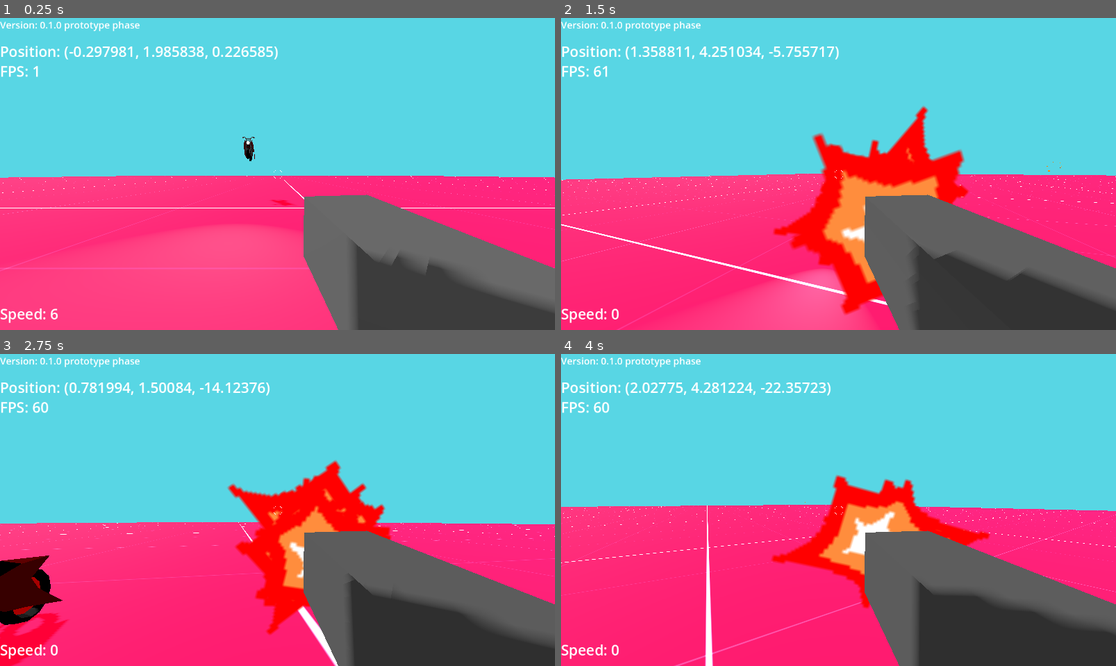
Above: before the commit, frames 1-4 (two rows, left to right).
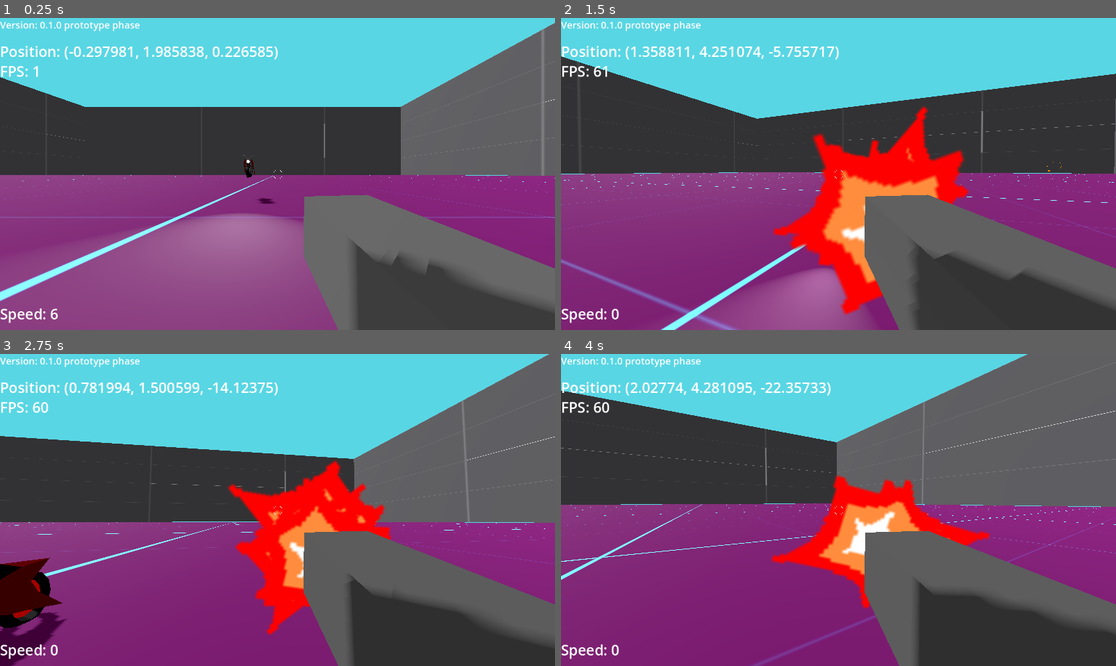
Above: after the commit, the same moments.

Repository: yayihaveroux/bike-project-REAL
Game: Godot game, scene res://levelscenes/test_level.tscn
Same seed, same stepped clock (60 frames per second), same inputs: the game is played once before the commit and once after it.
Inputs (mouse positions are in pixels of both pictures, inside the frame that each line leads up to):
- Up to frame 1 (0.25 s): no input
- Up to frame 2 (1.5 s): tap Enter (ui_accept) at 0.5, 0.77 s; move the mouse to (866, 174) at 0.52 s; press the mouse at (866, 174) at 0.53 s; hold W (Forward) from 0.53 s (still down); move the mouse to (810, 174) at 1.27 s; release the mouse at (810, 174) at 1.28 s; right-click (810, 174) at 1.35 s
- Up to frame 3 (2.75 s): keep holding W (Forward); tap Enter (ui_accept) at 1.52 s; move the mouse to (288, 503) at 2.02 s; press the mouse at (288, 503) at 2.03 s
- Up to frame 4 (4 s): keep holding W (Forward); move the mouse to (832, 516) at 2.77 s; release the mouse at (832, 516) at 2.78 s; right-click (832, 516) at 2.85 s; tap Enter (ui_accept) at 3.02, 3.77 s; move the mouse to (877, 513) at 3.52 s; press the mouse at (877, 513) at 3.53 s

The runs differ from the first frame. In frame 1, 61% of the frame differs, in the area x 0-100%, y 1-100%; in frame 2, 54%; in frame 3, 54%; in frame 4, 66%, in the area x 0-100%, y 0-100%.

Commit message:
just saving the progress i have again

Diff:
--- /dev/null
+++ b/enemyscenes/shooter_enemy.gd
@@ -0,0 +1,27 @@
+extends CharacterBody3D
+
+
+const SPEED = 20
+const JUMP_VELOCITY = 4.5
+
+
+func _physics_process(delta: float) -> void:
+	# Add the gravity.
+	if not is_on_floor():
+		velocity += get_gravity() * delta
+
+	# Get the input direction and handle the movement/deceleration.
+	# As good practice, you should replace UI actions with custom gameplay actions.
+
+	var direction_to_player = global_position.direction_to(Global.player_position)
+	var direction := (transform.basis * direction_to_player).normalized()
+	if direction:
+		velocity.x = direction.x * SPEED
+		velocity.z = direction.z * SPEED
+	else:
+		velocity.x = move_toward(velocity.x, 0, SPEED)
+		velocity.z = move_toward(velocity.z, 0, SPEED)
+
+	move_and_slide()
+	print(position)
+	print(direction_to_player)
--- a/enemyscenes/shooter_enemy.tscn
+++ b/enemyscenes/shooter_enemy.tscn
@@ -1,13 +1,22 @@
-[gd_scene load_steps=4 format=3 uid="uid://d1r54n10djr4f"]
+[gd_scene load_steps=6 format=3 uid="uid://d1r54n10djr4f"]
+
+[ext_resource type="Script" path="res://enemyscenes/shooter_enemy.gd" id="1_3o46e"]
 
 [sub_resource type="CapsuleMesh" id="CapsuleMesh_u4s4v"]
 
 [sub_resource type="StandardMaterial3D" id="StandardMaterial3D_fgkp1"]
-albedo_color = Color(0.842581, 0.0576186, 0, 1)
+albedo_color = Color(0.439838, 0.346934, 0.852984, 1)
+metallic_specular = 1.0
+roughness = 0.0
 
 [sub_resource type="CapsuleShape3D" id="CapsuleShape3D_f26m3"]
 
+[sub_resource type="CapsuleShape3D" id="CapsuleShape3D_crej4"]
+radius = 0.676152
+height = 2.33156
+
 [node name="ShooterEnemy" type="CharacterBody3D"]
+script = ExtResource("1_3o46e")
 
 [node name="MeshInstance3D" type="MeshInstance3D" parent="."]
 mesh = SubResource("CapsuleMesh_u4s4v")
@@ -15,3 +24,8 @@
 
 [node name="CollisionShape3D" type="CollisionShape3D" parent="."]
 shape = SubResource("CapsuleShape3D_f26m3")
+
+[node name="HurtBox" type="Area3D" parent="."]
+
+[node name="CollisionShape3D" type="CollisionShape3D" parent="HurtBox"]
+shape = SubResource("CapsuleShape3D_crej4")
--- a/levelscenes/test_level.tscn
+++ b/levelscenes/test_level.tscn
@@ -1,10 +1,10 @@
-[gd_scene load_steps=10 format=3 uid="uid://cib7rtg81tbgg"]
+[gd_scene load_steps=11 format=3 uid="uid://cib7rtg81tbgg"]
 
 [ext_resource type="Script" path="res://levelscenes/test_level.gd" id="1_wkv85"]
-[ext_resource type="Texture2D" uid="uid://b8vg3bub8gr02" path="res://placeholderassets/Dark/texture_09.png" id="2_dpxxb"]
 [ext_resource type="PackedScene" uid="uid://d4gxqh2nbgr85" path="res://playerscenes/player.tscn" id="2_uecs2"]
 [ext_resource type="Texture2D" uid="uid://dilbjc35k8wde" path="res://placeholderassets/Red/texture_02.png" id="4_ajbpa"]
 [ext_resource type="PackedScene" uid="uid://cds65r23ft4br" path="res://playerscenes/motorbike.tscn" id="4_h107i"]
+[ext_resource type="Texture2D" uid="uid://c50u6idrrk0tp" path="res://placeholderassets/Dark/texture_02.png" id="4_jxqi2"]
 
 [sub_resource type="Environment" id="Environment_1ubxp"]
 background_mode = 1
@@ -14,23 +14,21 @@
 reflected_light_source = 2
 
 [sub_resource type="StandardMaterial3D" id="StandardMaterial3D_aew4y"]
+albedo_color = Color(0.243137, 1, 1, 1)
 albedo_texture = ExtResource("4_ajbpa")
 uv1_scale = Vector3(5, 5, 5)
-
-[sub_resource type="StandardMaterial3D" id="StandardMaterial3D_p42xy"]
-albedo_color = Color(0.582813, 0.000259328, 0.586618, 1)
-albedo_texture = ExtResource("2_dpxxb")
-roughness = 0.1
 
 [sub_resource type="BoxShape3D" id="BoxShape3D_mhpqr"]
 size = Vector3(2132.88, 33.9396, 2854.35)
 
+[sub_resource type="BoxMesh" id="BoxMesh_ax1ju"]
+
+[sub_resource type="StandardMaterial3D" id="StandardMaterial3D_bmb2d"]
+albedo_texture = ExtResource("4_jxqi2")
+
 [node name="test level" type="Node3D"]
 transform = Transform3D(1, 0, 0, 0, 1, 0, 0, 0, 1, -0.297981, 0, 0.226585)
 script = ExtResource("1_wkv85")
-
-[node name="Camera3D" type="Camera3D" parent="."]
-transform = Transform3D(1, 0, 0, 0, 0.358482, 0.933537, 0, -0.933537, 0.358482, 0, 14.6632, 54.288)
 
 [node name="World" type="Node3D" parent="."]
 
@@ -49,42 +47,34 @@
 directional_shadow_fade_start = 0.731
 
 [node name="starting platform" type="CSGBox3D" parent="World"]
-transform = Transform3D(1, 0, 0, 0, 1, 0, 0, 0, 1, 2.34277, 0, -145.927)
+transform = Transform3D(1, 0, 0, 0, 1, 0, 0, 0, 1, -79.5897, 0, -119.794)
 use_collision = true
-size = Vector3(341.149, 1, 332.439)
+size = Vector3(746.679, 1, 731.353)
 material = SubResource("StandardMaterial3D_aew4y")
-
-[node name="platform" type="CSGBox3D" parent="World"]
-transform = Transform3D(1, 0, 0, 0, 1, 0, 0, 0, 1, -4.62059, -1.03506, 403.644)
-use_collision = true
-size = Vector3(399.308, 2.84576, 723.438)
-material = SubResource("StandardMaterial3D_p42xy")
-
-[node name="obstacle" type="CSGBox3D" parent="World"]
-transform = Transform3D(1, 0, 0, 0, 0.772656, -0.634825, 0, 0.634825, 0.772656, -16.6799, 3.39447, 196.574)
-use_collision = true
-size = Vector3(17.8431, 32.4546, 11.1934)
-
-[node name="obstacle4" type="CSGBox3D" parent="World"]
-transform = Transform3D(1, 0, 0, 0, 1, 0, 0, 0, 1, 33.3118, 13.7694, 331.334)
-use_collision = true
-size = Vector3(17.8431, 32.4546, 11.1934)
-
-[node name="obstacle2" type="CSGBox3D" parent="World"]
-transform = Transform3D(1, 0, 0, 0, 1, 0, 0, 0, 1, 21.1157, 13.7694, 242.021)
-use_collision = true
-size = Vector3(46.4782, 32.4546, 11.1934)
-
-[node name="obstacle3" type="CSGBox3D" parent="World"]
-transform = Transform3D(1, 0, 0, 0, 1, 0, 0, 0, 1, -3.83825, 13.7694, 365.629)
-use_collision = true
-size = Vector3(46.4782, 32.4546, 11.1934)
 
 [node name="KillBox" type="Area3D" parent="World"]
 transform = Transform3D(1, 0, 0, 0, 1, 0, 0, 0, 1, 0, -27.9628, 0)
 
 [node name="CollisionShape3D" type="CollisionShape3D" parent="World/KillBox"]
 shape = SubResource("BoxShape3D_mhpqr")
+
+[node name="WALL" type="CSGMesh3D" parent="World"]
+transform = Transform3D(11.2216, 0, 0, 0, 159.764, 0, 0, 0, 696.948, -458.838, 80.8012, -135.946)
+use_collision = true
+mesh = SubResource("BoxMesh_ax1ju")
+material = SubResource("StandardMaterial3D_bmb2d")
+
+[node name="WALL2" type="CSGMesh3D" parent="World"]
+transform = Transform3D(11.2216, 0, 0, 0, 159.764, 0, 0, 0, 696.948, 295.512, 80.8012, -135.946)
+use_collision = true
+mesh = SubResource("BoxMesh_ax1ju")
+material = SubResource("StandardMaterial3D_bmb2d")
+
+[node name="WALL3" type="CSGMesh3D" parent="World"]
+transform = Transform3D(-5.1549e-07, 0, 770.357, 0, 159.764, 0, -11.793, 0, -3.36734e-05, -83.2815, 80.8012, -483.603)
+use_collision = true
+mesh = SubResource("BoxMesh_ax1ju")
+material = SubResource("StandardMaterial3D_bmb2d")
 
 [node name="Motorbike" parent="." instance=ExtResource("4_h107i")]
 transform = Transform3D(-0.998446, 0, -0.0557344, 0, 1, 0, 0.0557344, 0, -0.998446, -2.43814, 5.73981, -17.7125)
--- a/motorbike.gd
+++ b/motorbike.gd
@@ -1,56 +1,83 @@
 extends CharacterBody3D
 
-
-var jump_velocity = 0.0
-var max_speed = -100
-var min_speed = 20
+#constants used for determining maximum speed of the bike. not sure why negative = forwards but it just does lol
+const max_speed = -100
+const min_speed = 20
+
+# the variable which controls the speed of the bike, gets clamped to max and min speed.
 var speed := 0.0
+
+# the variable which controls all parts of the bike which rotate while turning.
 var rotating := 0.0
+
+# this variable is used for determining if we were on a floor/wall/ceiling in the last frame. used for determining if weve left a ramp
+# or a surface so we can keep momentum in the direction we were going (flying off ramps)
 var was_on_floor := false
+
+# when was_on_floor is true yet we arent on a floor/wall/ceiling, this is used to add our momentum to the velocity so we keep moving
+# in the correct direction
 var fly_speed = Vector3.ZERO
+
+# this variable is used when we are on a surface such as a wall/floor/ceiling that we arent aligned with. the normal of said surface
+# will be stored in the floor variable and then transform.basis.y will be aligned to it.
 var floor = Vector3.UP
+
+# used to store gravity between frames. at the start of every frame the velocity is reset so to keep momentum with gravity we store it
+# and add to it for every frame were stuck in the air. gets set to Vector3.ZERO when back on a surface.
 var accumulative_gravity := Vector3.ZERO
+
+# controls whether or not the rear brake light is on or off.
 var brake_light_on = false
+
+# these two variables store the global position and transform the bike starts at when loaded in so that
+# upon death we can reset to initial conditions
 var respawn_pos
 var respawn_trans
 
 func _ready() -> void:
+	# set up global variables and respawn variables
 	Global.bike_transform = transform
 	respawn_pos = global_position
 	respawn_trans = global_transform
 	Global.bike_missing = false
 func _physics_process(delta: float) -> void:
+	# first check if the bike is "dead", and if it is run the respawn code and return.
 	if Global.bike_missing:
 		death()
 		return
+
+	# reset velocity back to 0 so we dont have infinite speed
 	velocity = Vector3.ZERO
+
+	# if player isnt on a surface then add to the accumulative gravity. if player IS on a surface, set accumulative gravity
+	# and fly speed to (0, 0, 0)
 	if !is_on_floor() and !is_on_wall() and !is_on_ceiling():
 		accumulative_gravity += get_gravity() * 3 * delta
 		velocity += accumulative_gravity
 	else:
 		accumulative_gravity = Vector3.ZERO
 		fly_speed = Vector3.ZERO
-		#transform = transform.interpolate_with(xform, 0.2)
-	if is_on_floor_only():
-		print("hhfdhffhfdh")
+	#print("gravity: ", accumulative_gravity)
+	# by default just use the floor normal, but make sure were actually on the floor.
+	if is_on_floor():
 		floor = get_floor_normal()
 
 
+	# if were not on the floor, check if were on a wall or a ceiling surface that doesnt match out current orientation.
+	# make sure we actually hit something and that its not just the floor were colliding with.
 	if get_last_slide_collision() != null and get_last_slide_collision().get_normal() != transform.basis.y:
+
+		# get the angle between the floor were on and the wall weve hit.
 		var a = transform.basis.y
 		var b = get_last_slide_collision().get_normal()
 		var result = rad_to_deg(a.angle_to(b))
-		#print(abs(result))
-		if abs(result) > 75 and Global.is_on_bike and is_on_floor():
-			#print("frbvljdsbjlfjljljkfbjfj")
-			speed = 0
-		else:
-			print("shimmy ay")
-			floor = get_last_slide_collision().get_normal()
-			pass
-		#var collision_angle = rad_to_deg(acos(get_last_slide_collision().get_normal().dot(get_floor_normal())))
-
-
+
+		# if the angle is over 75 degrees (extremely steep wall) and we're on a surface, we just collide with it
+
+		floor = get_last_slide_collision().get_normal()
+
+
+	#print("floor: ", floor)
 
 	var input_dir = Input.get_axis("Backward", "Forward")
 	if !Global.is_on_bike:
@@ -85,7 +112,7 @@
 		var new_trans = transform
 		new_trans.basis = new_trans.basis.rotated(new_trans.basis.y, deg_to_rad(rotating * clamp((speed / -20), -1, 1)))
 		transform = transform.interpolate_with(new_trans, 0.1)
-		$BikeTurn.rotation_degrees.z = (rotating * clamp((abs(speed) / 20), -1, 1)) * 0.5
+		$BikeTurn.rotation_degrees.z = lerp($BikeTurn.rotation_degrees.z, (rotating * 2 * clamp((abs(speed) / 20) , -1, 1)) * 0.5, 0.2)
 	elif speed != 0 and !was_on_floor:
 		var new_trans = transform
 		new_trans.basis = new_trans.basis.rotated(new_trans.basis.y, deg_to_rad(left_right * 3))
@@ -112,6 +139,8 @@
 	velocity += (fly_speed)
 
 	fly_speed = lerp(fly_speed, Vector3.ZERO, 0.1)
+	if !was_on_floor:
+		position -= transform.basis.y * 0.1
 	if is_on_wall() or is_on_floor() or is_on_ceiling():
 		was_on_floor = true
 	else:
@@ -126,6 +155,8 @@
 		$BikeTurn/BichaelRot/FrontWheel.rotation_degrees.x += front_rot
 		front_rot = lerp(front_rot, 0.0, 0.7)
 	Global.speedometer = int(velocity.length_squared())
+
+	print(was_on_floor)
 	move_and_slide()
 	Global.bike_transform = $BikeTurn/PlayerPos.global_transform
 	Global.bike_position = $BikeTurn/PlayerPos.global_position
--- a/playerscenes/ar_bullet.gd
+++ b/playerscenes/ar_bullet.gd
@@ -9,7 +9,7 @@
 # Called every frame. 'delta' is the elapsed time since the previous frame.
 func _process(delta: float) -> void:
 
-	$Area3D.position.z -= 5
+	$BulletArea.position.z -= 5
 
 
 func _on_timer_timeout() -> void:
--- a/playerscenes/ar_bullet.tscn
+++ b/playerscenes/ar_bullet.tscn
@@ -16,18 +16,18 @@
 [node name="ARBullet" type="Node3D"]
 script = ExtResource("1_xmcr8")
 
-[node name="Area3D" type="Area3D" parent="."]
+[node name="BulletArea" type="Area3D" parent="."]
 transform = Transform3D(1, 0, 0, 0, 1, 0, 0, 0, 1, 0, 0, -0.0841571)
 collision_layer = 2
 
-[node name="MeshInstance3D" type="MeshInstance3D" parent="Area3D"]
+[node name="MeshInstance3D" type="MeshInstance3D" parent="BulletArea"]
 transform = Transform3D(0.349866, 0, 0, 0, 0.344222, 0, 0, 0, 4.17542, 0, 0, -2.06975)
 material_override = SubResource("StandardMaterial3D_v8ogc")
 cast_shadow = 0
 mesh = SubResource("BoxMesh_v3dxk")
 skeleton = NodePath("../..")
 
-[node name="CollisionShape3D" type="CollisionShape3D" parent="Area3D"]
+[node name="CollisionShape3D" type="CollisionShape3D" parent="BulletArea"]
 transform = Transform3D(1, 0, 0, 0, 1, 0, 0, 0, 1, 0.00123566, 8.89301e-05, -2.32162)
 shape = SubResource("BoxShape3D_tapai")
 
--- a/playerscenes/motorbike.tscn
+++ b/playerscenes/motorbike.tscn
@@ -5,7 +5,8 @@
 [ext_resource type="PackedScene" uid="uid://c40tbehaaxs25" path="res://placeholderassets/ProtoBichaelWheel.glb" id="3_cvshe"]
 [ext_resource type="PackedScene" uid="uid://d0brw4m07fkl4" path="res://playerscenes/bichael models/proto_bichael_handlebars.tscn" id="4_qch50"]
 
-[sub_resource type="SphereShape3D" id="SphereShape3D_1psxf"]
+[sub_resource type="BoxShape3D" id="BoxShape3D_qlfer"]
+size = Vector3(1, 3.15118, 1.02832)
 
 [sub_resource type="SphereMesh" id="SphereMesh_y408p"]
 
@@ -21,7 +22,7 @@
 script = ExtResource("1_krw14")
 
 [node name="Player_dismount" type="Marker3D" parent="."]
-transform = Transform3D(1, 0, 0, 0, 1, 0, 0, 0, 1, -0.46318, 0.73267, 0)
+transform = Transform3D(1, 0, 0, 0, 1, 0, 0, 0, 1, -1.63536, 1.12238, 0)
 
 [node name="FrontCast" type="RayCast3D" parent="."]
 transform = Transform3D(-4.37114e-08, -0.106908, 0, 1, -4.67311e-09, 0, 0, 0, 1, 3.56064e-09, -1.0952, -1.55626)
@@ -32,8 +33,8 @@
 target_position = Vector3(-1, 0, 0)
 
 [node name="CollisionShape3D" type="CollisionShape3D" parent="."]
-transform = Transform3D(1, 0, 0, 0, -4.37114e-08, -1, 0, 1, -4.37114e-08, 0, -0.508734, 0)
-shape = SubResource("SphereShape3D_1psxf")
+transform = Transform3D(1, 0, 0, 0, -4.37114e-08, -1, 0, 1, -4.37114e-08, 0, -0.443793, 0.00216675)
+shape = SubResource("BoxShape3D_qlfer")
 
 [node name="BikeTurn" type="Node3D" parent="."]
 transform = Transform3D(1, 0, 0, 0, 1, 0, 0, 0, 1, 0, -1, 1.19546)
--- a/playerscenes/player.gd
+++ b/playerscenes/player.gd
@@ -38,6 +38,20 @@
 
 
 func _physics_process(delta: float) -> void:
+	if Input.is_action_just_pressed("BikeEquip(E)"):
+		Global.is_on_bike = not Global.is_on_bike
+		if !Global.is_on_bike:
+			$Collision.disabled = false
+			$CameraRoot.rotation.y = 0
+			rotation.z = 0
+			rotation.x = 0
+			global_transform.basis.y = Vector3.UP
+			global_transform.basis = global_transform.basis.orthonormalized()
+			global_rotation.y = Global.bike_rotation.y
+			global_position = Global.bike_dismount
+		else:
+			$Collision.disabled = true
+		return
 	Global.player_position = global_position
 	if Global.player_health <= 0:
 		death()
@@ -151,19 +165,19 @@
 			_:
 				print("what the hell have you done")
 	mouse_motion = Vector2(0,0)
-	if Input.is_action_just_pressed("BikeEquip(E)"):
-		Global.is_on_bike = not Global.is_on_bike
-		if !Global.is_on_bike:
-			$Collision.disabled = false
-			$CameraRoot.rotation.y = 0
-			rotation.z = 0
-			rotation.x = 0
-			global_transform.basis.y = Vector3.UP
-			global_transform.basis = global_transform.basis.orthonormalized()
-			global_rotation.y = Global.bike_rotation.y
-			global_position = Global.bike_dismount
-		else:
-			$Collision.disabled = true
+	#if Input.is_action_just_pressed("BikeEquip(E)"):
+		#Global.is_on_bike = not Global.is_on_bike
+		#if !Global.is_on_bike:
+			#$Collision.disabled = false
+			#$CameraRoot.rotation.y = 0
+			#rotation.z = 0
+			#rotation.x = 0
+			#global_transform.basis.y = Vector3.UP
+			#global_transform.basis = global_transform.basis.orthonormalized()
+			#global_rotation.y = Global.bike_rotation.y
+			#global_position = Global.bike_dismount
+		#else:
+			#$Collision.disabled = true
 
 
 
Not shown, changed: .gitattributes
Not shown, changed: 123_releases/bike demo.console.exe
Not shown, changed: 123_releases/bike demo.exe
